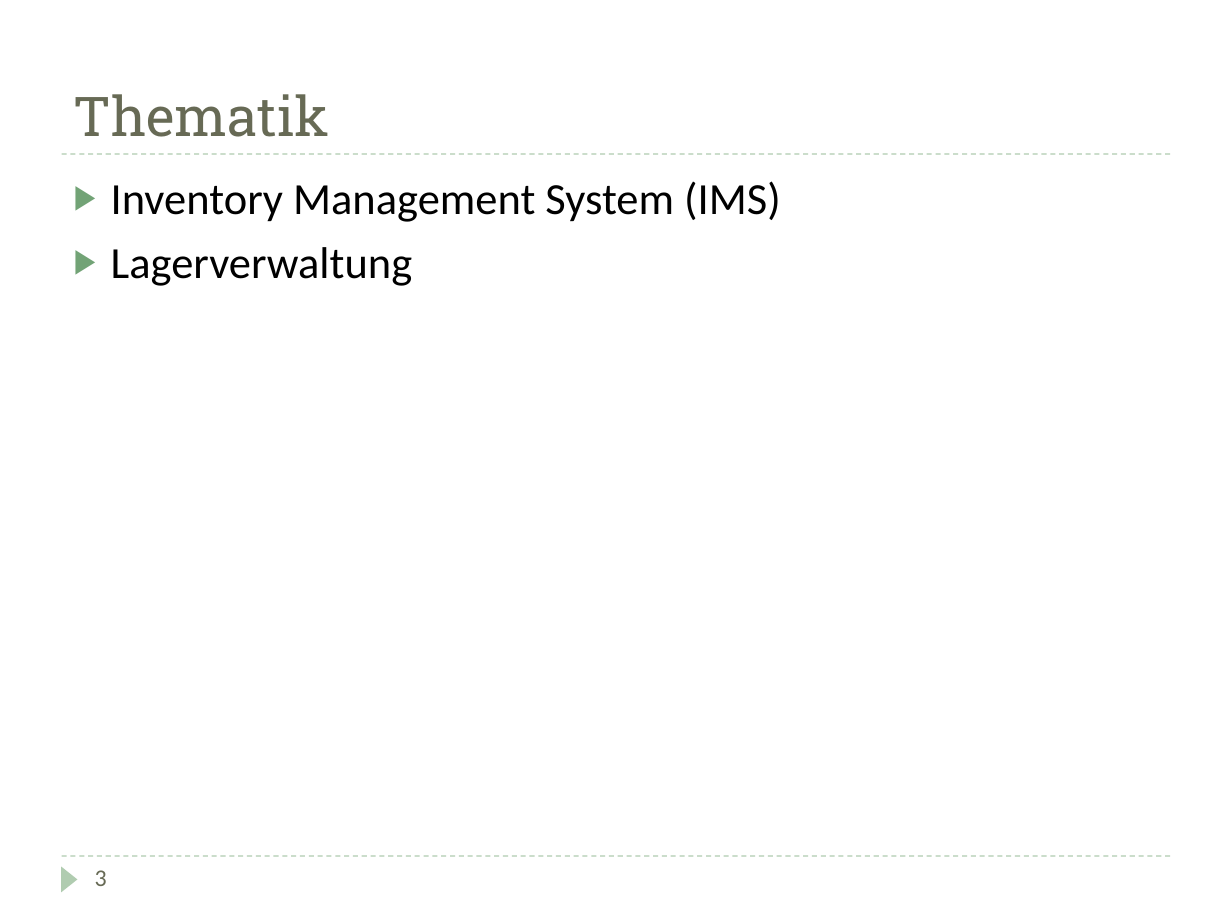
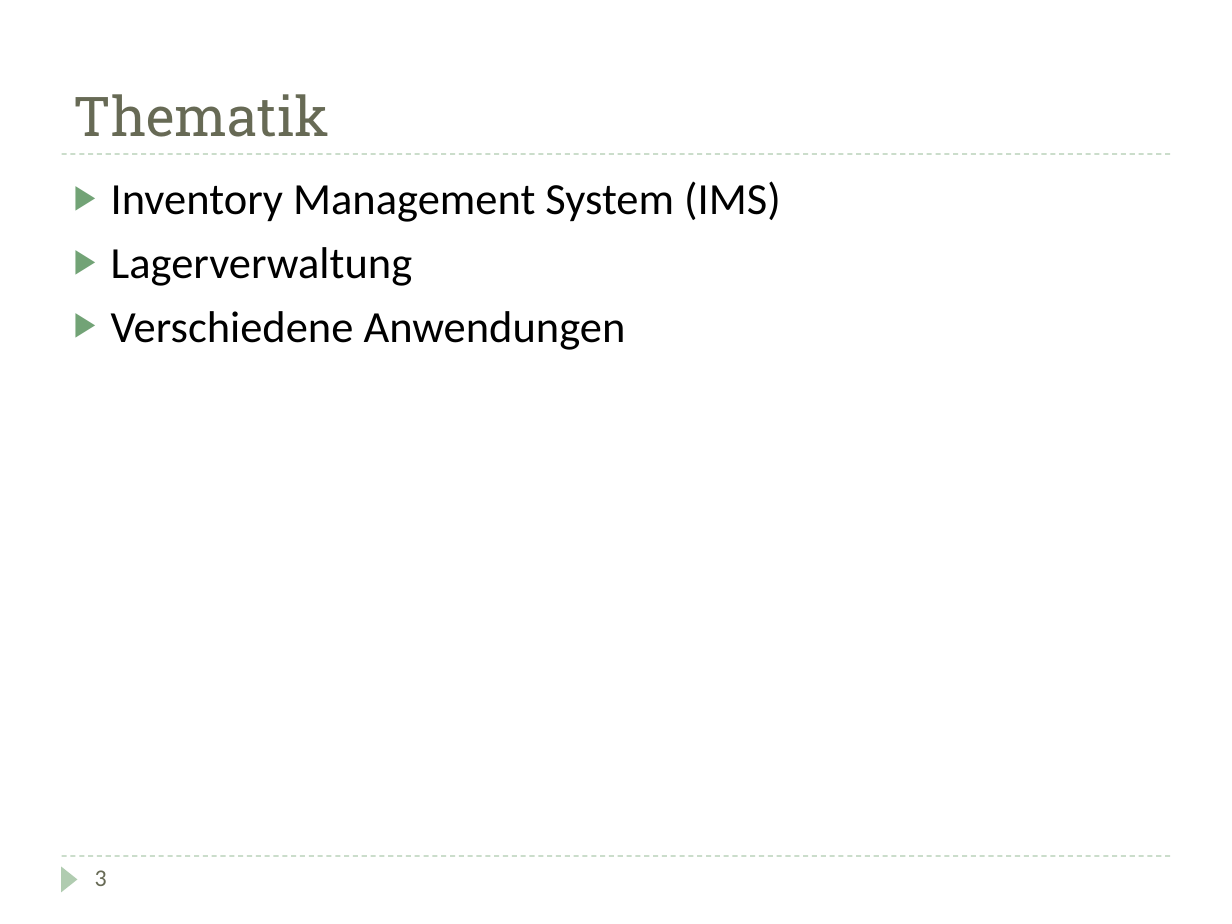
Before and after one commit to DarksideCode/Inventory-Management-System, a slide deck: slide 4 of Doku/Präsentation.pptx. Drawn at 1232x924 pixels with LibreOffice and Linux fonts; fonts in the diff are those of the drawing. Boxes give left, top, right and bottom in pixels: in the first picture for what was removed or moved away, otherwise in the second. Text is boxed around its words. In the diff, an @@ line names an element or a change of style, - is before the commit and + after.

```diff
--- a/Doku/Präsentation.pptx
+++ b/Doku/Präsentation.pptx
@@ text at box(111, 311, 626, 350): paragraph added @@
+▶ Verschiedene Anwendungen
```
Also in this commit, not shown: 9 other slides changed, 4 slides added, 4 slides removed, 2 other files.
